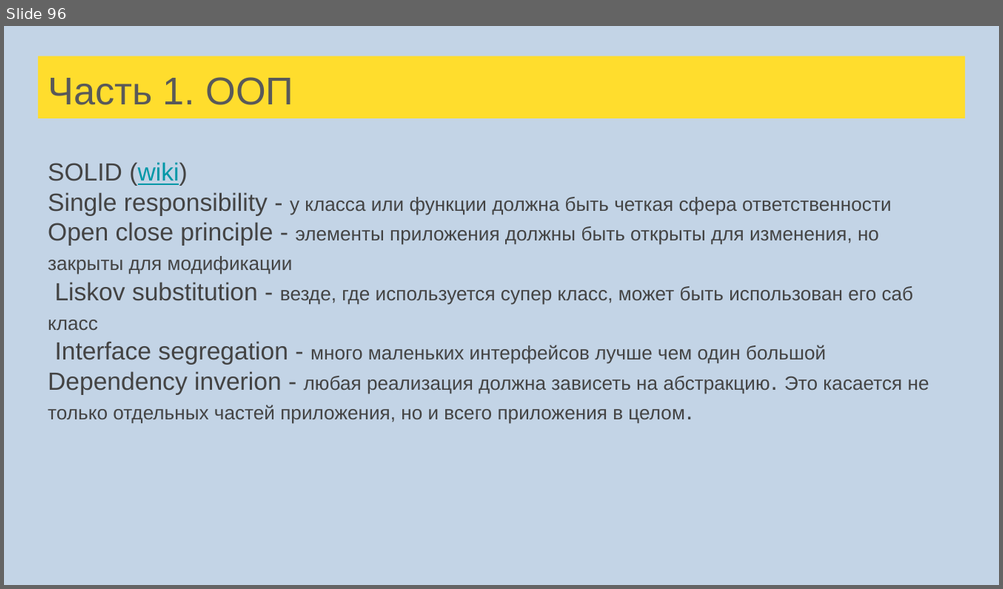
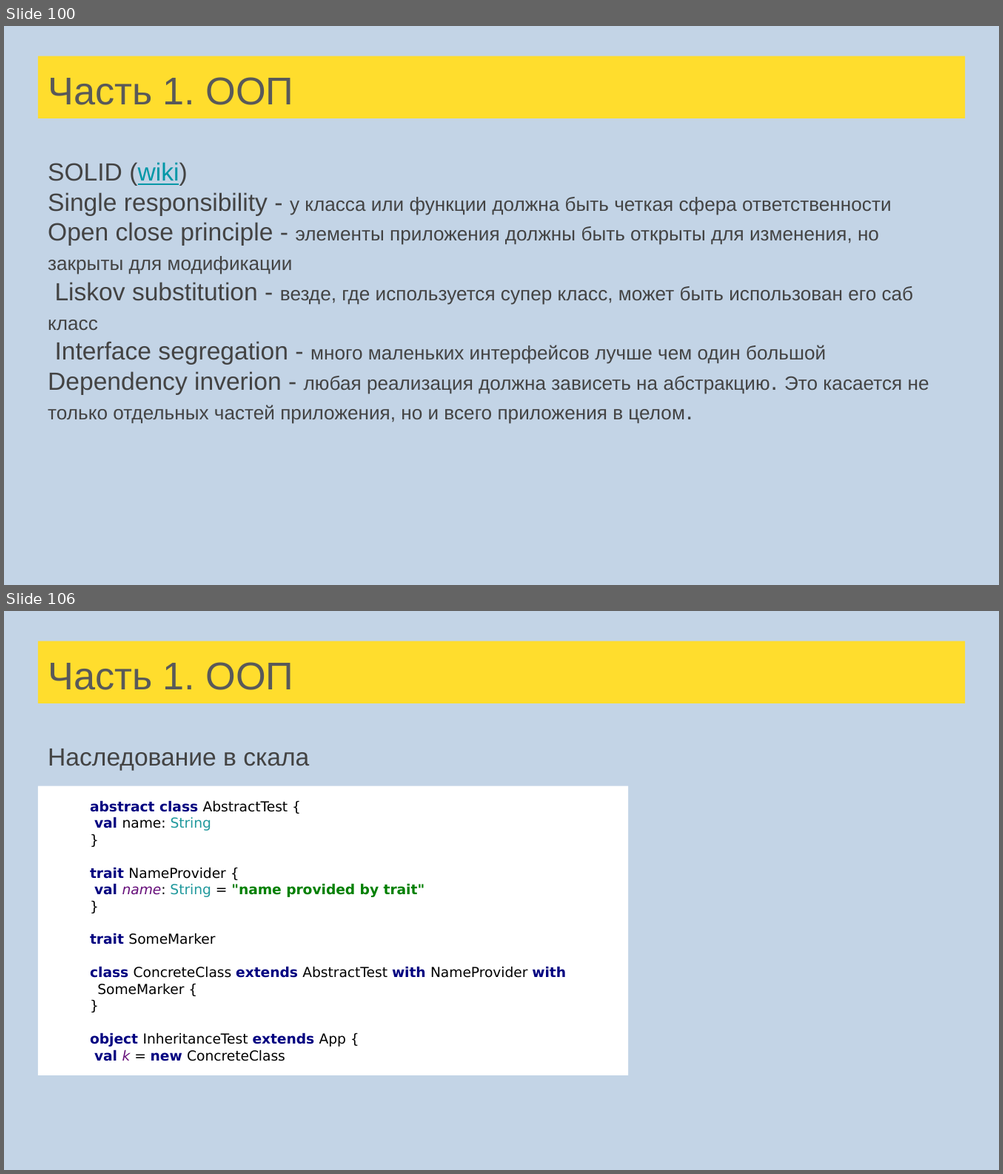
Before and after one commit to skye17/scala-school, a slide deck: src/main/resources/Лекции Scala для FinTech.pptx. Shown one above the other, each under a label of ours: slide 96 before the commit, slides 100 and 106 after it; the slides between them are not shown. The pictures are 1003x589 and 1003x1174 pixels, drawn with LibreOffice and Linux fonts; fonts in the diff are those of the drawing. Boxes give left, top, right and bottom in pixels: in the first picture for what was removed or moved away, otherwise in the second. Text is boxed around its words. In the diff, an @@ line names an element or a change of style, - is before the commit and + after.

```diff
--- a/src/main/resources/Лекции Scala для FinTech.pptx
+++ b/src/main/resources/Лекции Scala для FinTech.pptx
@@ slide 106 added at [4,611,999,1170], background #C3D4E6 @@
@@ title added at [38,641,965,703], fill #FFDD2D, 28 pt, text #595959 @@
+Часть 1. ООП
@@ text added at [48,749,309,770], 18 pt, text #434343 @@
+Наследование в скала
@@ rectangle added at [38,786,628,1076], fill #FFFFFF, 10 pt, text #000000 @@
+abstract class AbstractTest {
+val name: String
+}
+trait NameProvider {
+val name: String = "name provided by trait"
+}
+trait SomeMarker
+class ConcreteClass extends AbstractTest with NameProvider with SomeMarker {
+}
+object InheritanceTest extends App {
+val k = new ConcreteClass
@@ what was slide 96 is now slide 100 @@
```
Also in this commit, not shown: 5 slides changed, 16 other slides added, 1 slide removed, 20 other files.
